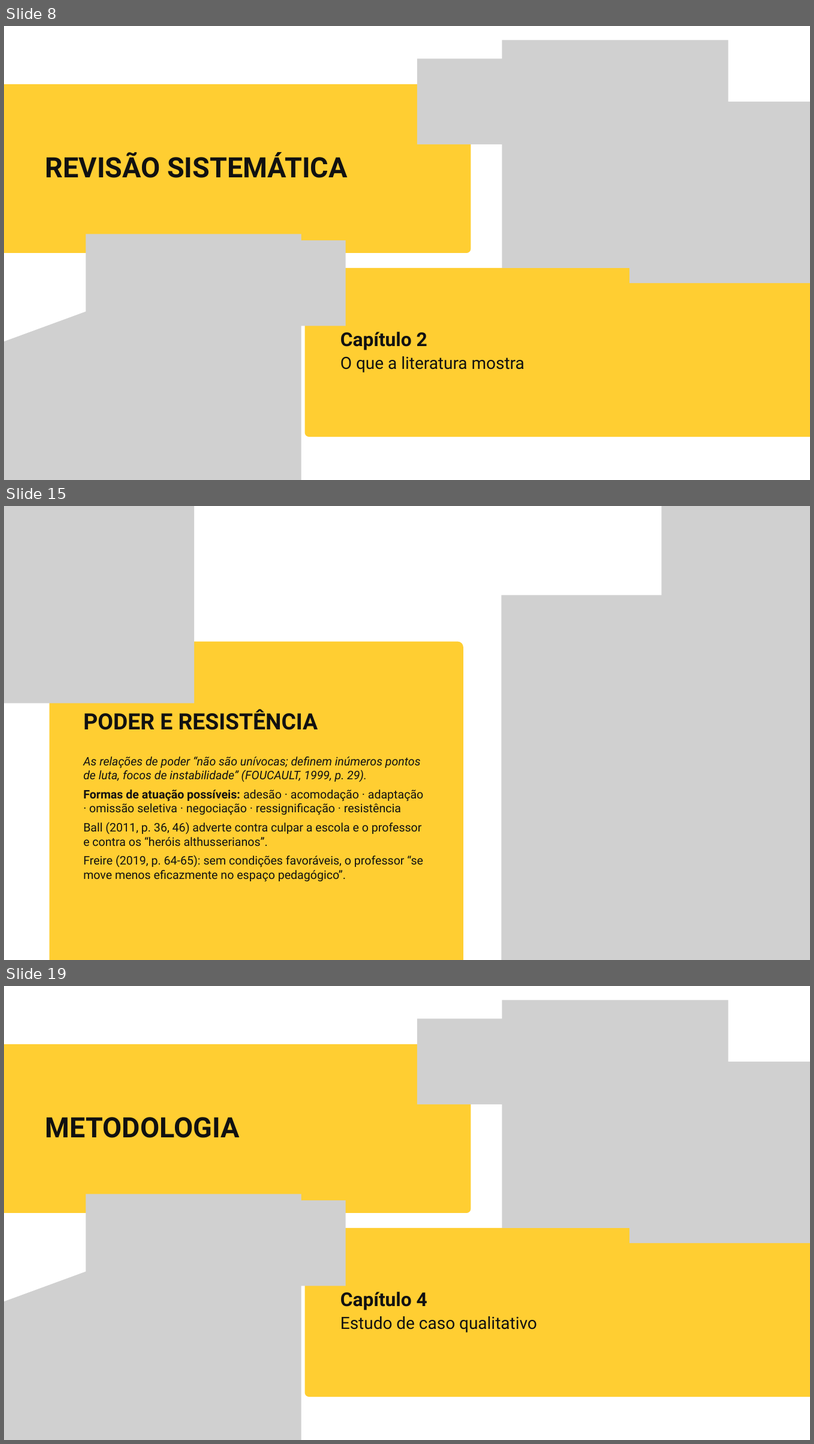
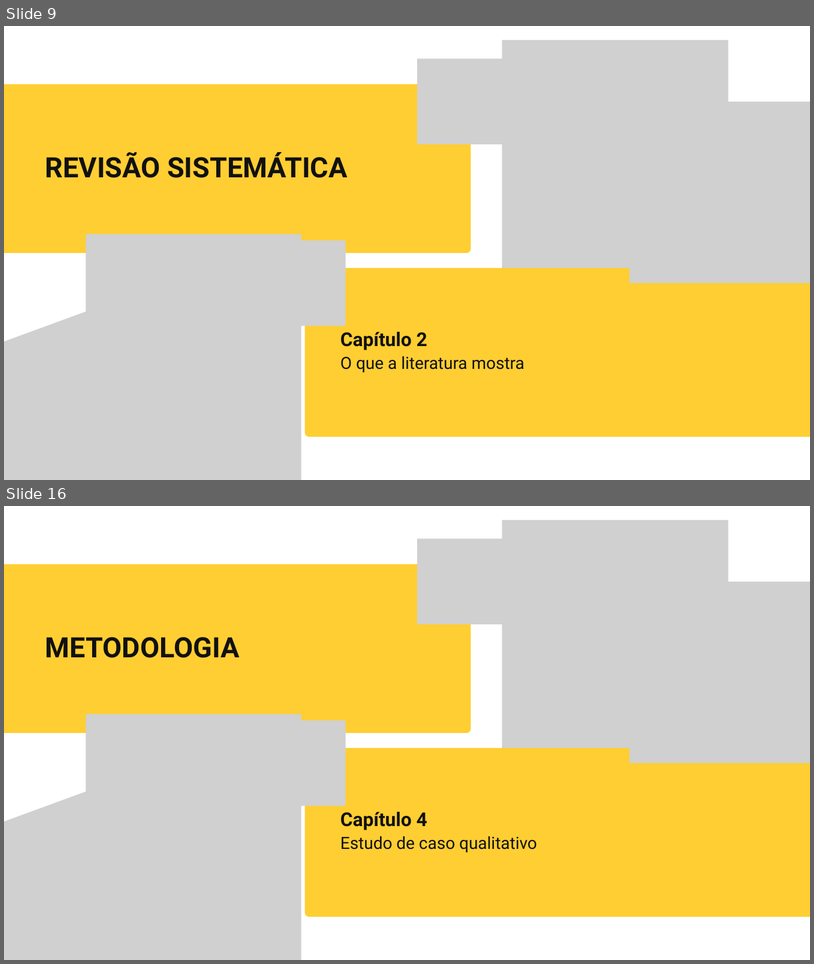
Before and after one commit to yzynya-beep/Tese, a slide deck: apresentacao_qualificacao/Qualificacao_PNED_Pipa.pptx. Shown one above the other, each under a label of ours: slides 8, 15 and 19 before the commit, slides 9 and 16 after it; the slides between them are not shown. The pictures are 814x1444 and 814x964 pixels, drawn with LibreOffice and Linux fonts; fonts in the diff are those of the drawing; grey boxes stand for pictures; background and template pictures are left out. Boxes give left, top, right and bottom in pixels: in the first picture for what was removed or moved away, otherwise in the second. Text is boxed around its words. In the diff, an @@ line names an element or a change of style, - is before the commit and + after.

```diff
--- a/apresentacao_qualificacao/Qualificacao_PNED_Pipa.pptx
+++ b/apresentacao_qualificacao/Qualificacao_PNED_Pipa.pptx
@@ slide 15 removed at (4,506,810,960), background picture (left out) @@
@@ picture removed at (4,506,194,703) @@
@@ picture removed at (662,506,810,624) @@
@@ picture removed at (501,595,810,960) @@
@@ freeform shape removed at (49,642,463,960) @@
@@ text removed at (83,709,318,730) @@
-PODER E RESISTÊNCIA
@@ text removed at (83,756,423,882) @@
-As relações de poder “não são unívocas; definem inúmeros pontos de luta, focos de instabilidade” (FOUCAULT, 1999, p. 29).
-Formas de atuação possíveis: adesão · acomodação · adaptação · omissão seletiva · negociação · ressignificação · resistência
-Ball (2011, p. 36, 46) adverte contra culpar a escola e o professor e contra os “heróis althusserianos”.
-Freire (2019, p. 64-65): sem condições favoráveis, o professor “se move menos eficazmente no espaço pedagógico”.
@@ what was slide 8 is now slide 9 @@
@@ what was slide 19 is now slide 16 @@
```
Also in this commit, not shown: 12 slides changed, 6 slides added, 10 other slides removed, 3 other files.
